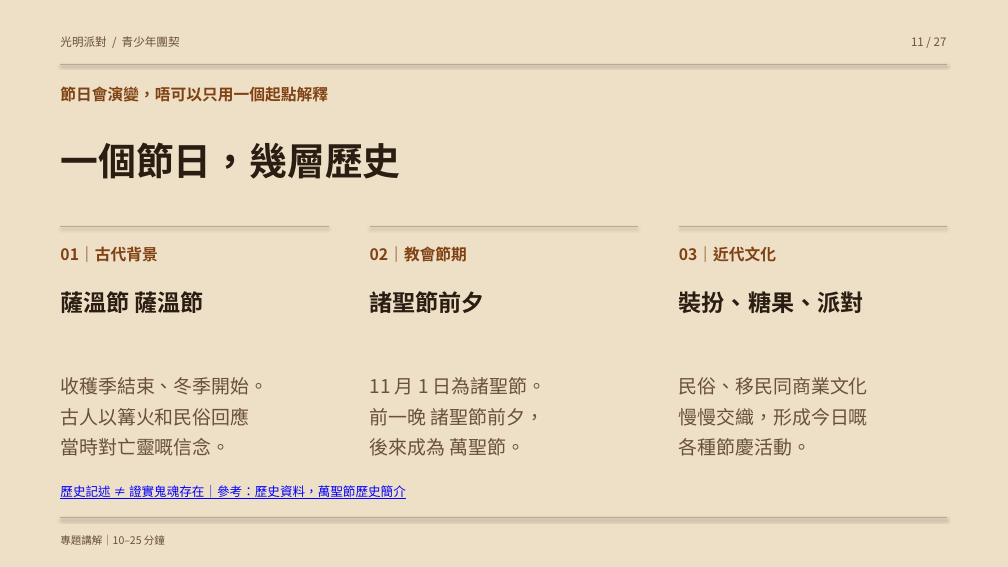
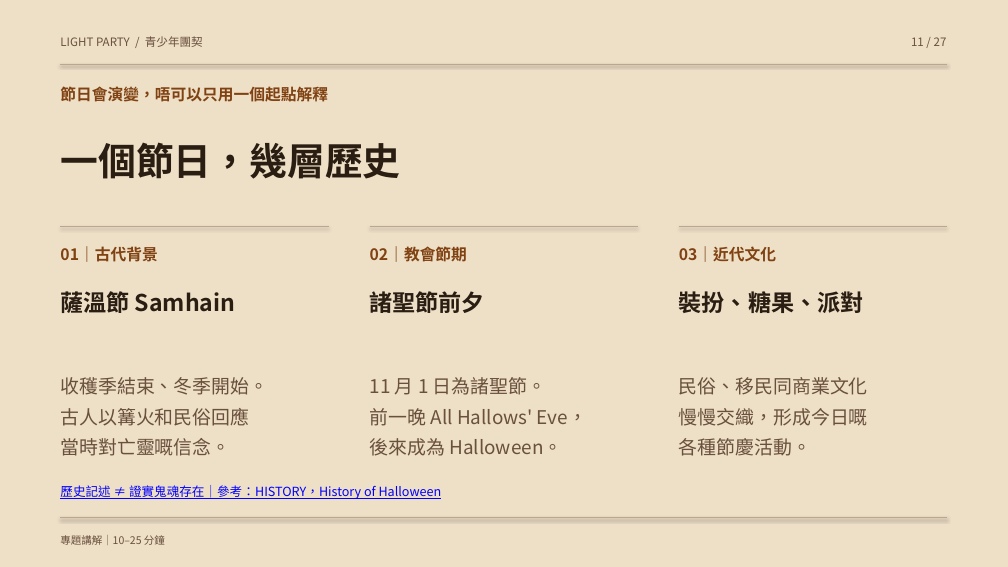
Before and after one commit to hei08285744/light-party-presentation, a slide deck: slide 11 of light-party.pptx. Drawn at 1008x567 pixels with LibreOffice and Linux fonts; fonts in the diff are those of the drawing. Boxes give left, top, right and bottom in pixels: in the first picture for what was removed or moved away, otherwise in the second. Text is boxed around its words. In the diff, an @@ line names an element or a change of style, - is before the commit and + after.

```diff
--- a/light-party.pptx
+++ b/light-party.pptx
@@ text at (60, 36, 203, 47): text changed @@
-光明派對 / 青少年團契
+LIGHT PARTY / 青少年團契
@@ text at (60, 291, 235, 313): text changed @@
-薩溫節 薩溫節
+薩溫節 Samhain
@@ text at (370, 408, 587, 456): text changed @@
-前一晚 諸聖節前夕，
-後來成為 萬聖節。
+前一晚 All Hallows' Eve，
+後來成為 Halloween。
@@ text at (60, 485, 442, 499): text changed @@
-歷史記述 ≠ 證實鬼魂存在｜參考：歷史資料，萬聖節歷史簡介
+歷史記述 ≠ 證實鬼魂存在｜參考：HISTORY，History of Halloween
```
Also in this commit, not shown: 26 other slides changed, 4 other files.
